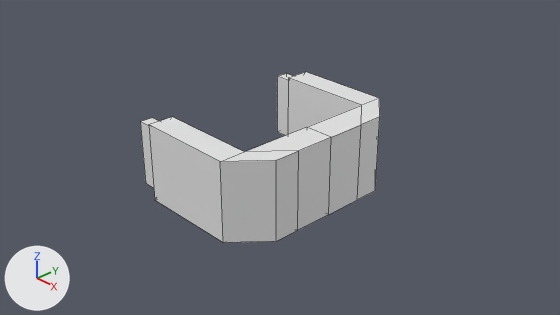
Renders of the Blender file Content/Blender/orbinaut.blend from each side of a commit.
Before and after are seen from the file's camera 'Camera'. Every picture has the same lights, and +X, +Y and +Z are marked at lower left. Mesh edges are drawn as thin lines.

In view in the first picture: 'Lock'.
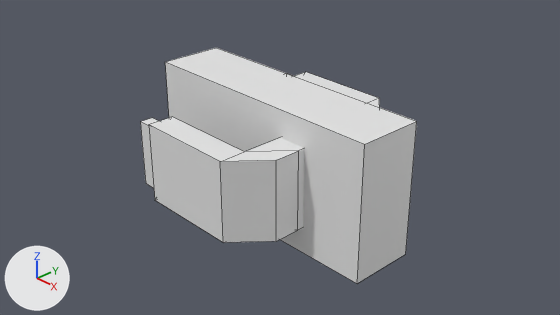
What changed in the scene script:
```text
Add me_cube_008:
    me_cube_008.from_pydata(...)  # a box spanning x -2.0..2.0, y -0.5..0.5, z -1.0..1.0
Add ob_door:
    ob_door = bpy.data.objects.new('Door', me_cube_008)
    ob_door.location = (0.0, 0.0, 0.0)
```

Where the change shows, as pixel boxes [x1, y1, x2, y2] in the pictures (560 x 315 px):
'Door', added: after [165, 48, 417, 283]
